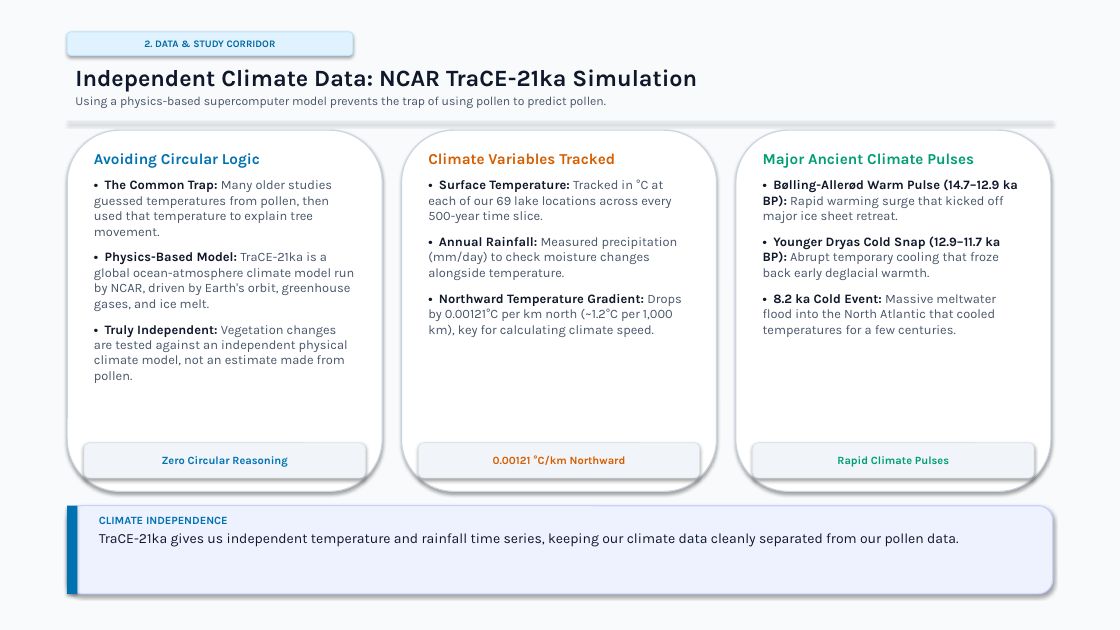
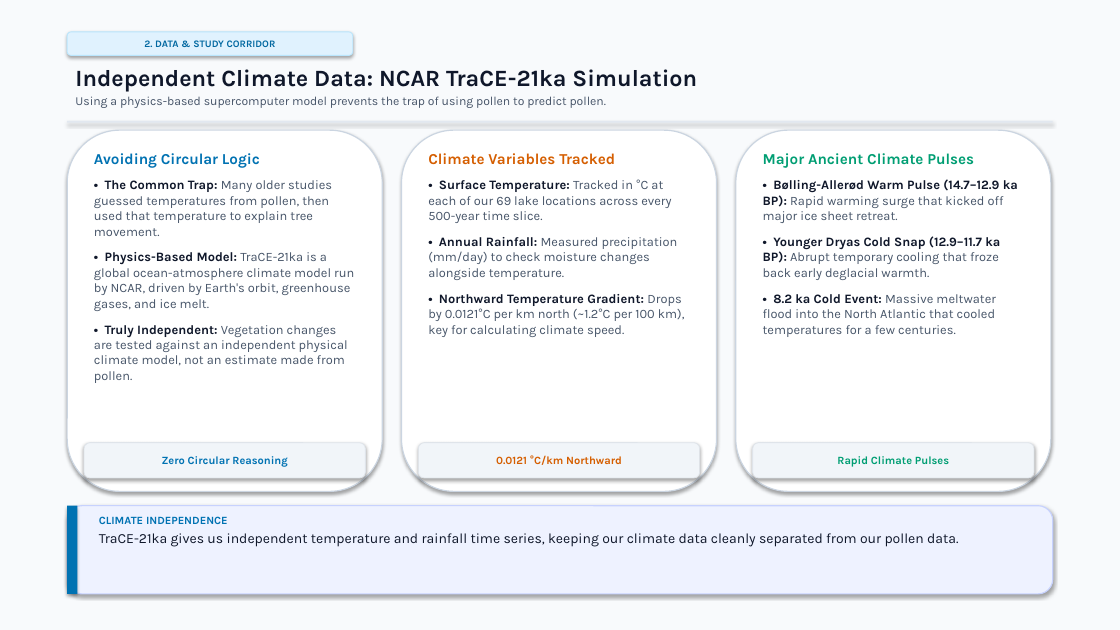
Before and after one commit to vivek-r-2000/EST-Project, a slide deck: slide 5 of TBD2_Final_Project_Presentation_unslopped.pptx. Drawn at 1120x630 pixels with LibreOffice and Linux fonts; fonts in the diff are those of the drawing. Boxes give left, top, right and bottom in pixels: in the first picture for what was removed or moved away, otherwise in the second. Text is boxed around its words. In the diff, an @@ line names an element or a change of style, - is before the commit and + after.

```diff
--- a/TBD2_Final_Project_Presentation_unslopped.pptx
+++ b/TBD2_Final_Project_Presentation_unslopped.pptx
@@ text at bbox=[428, 294, 685, 337]: text changed @@
-• Northward Temperature Gradient: Drops by 0.00121°C per km north (~1.2°C per 1,000 km), key for calculating climate speed.
+• Northward Temperature Gradient: Drops by 0.0121°C per km north (~1.2°C per 100 km), key for calculating climate speed.
@@ text in rounded rectangle at bbox=[496, 455, 622, 465]: text changed @@
-0.00121 °C/km Northward
+0.0121 °C/km Northward
```
Also in this commit, not shown: 8 other slides changed, 2 other files.
